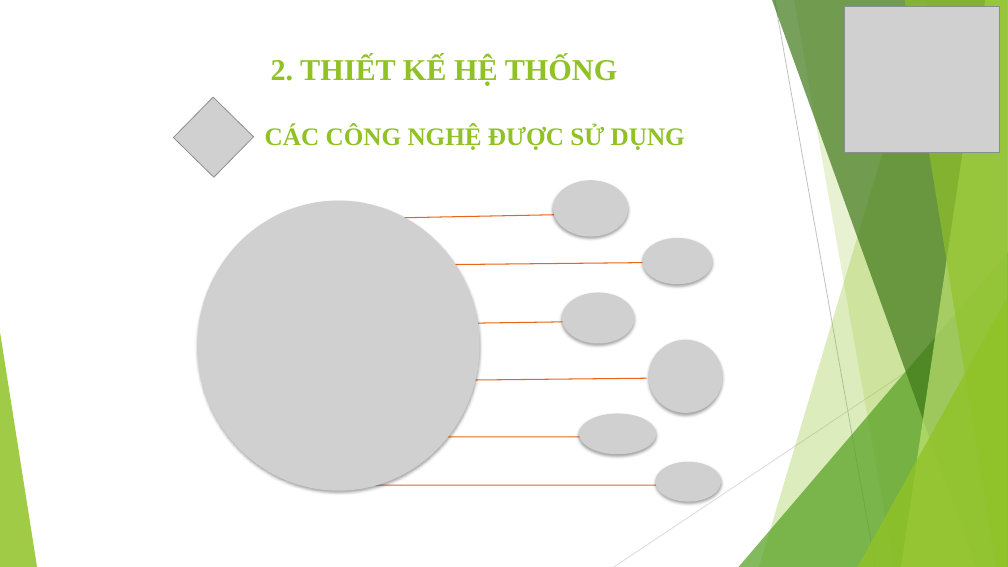
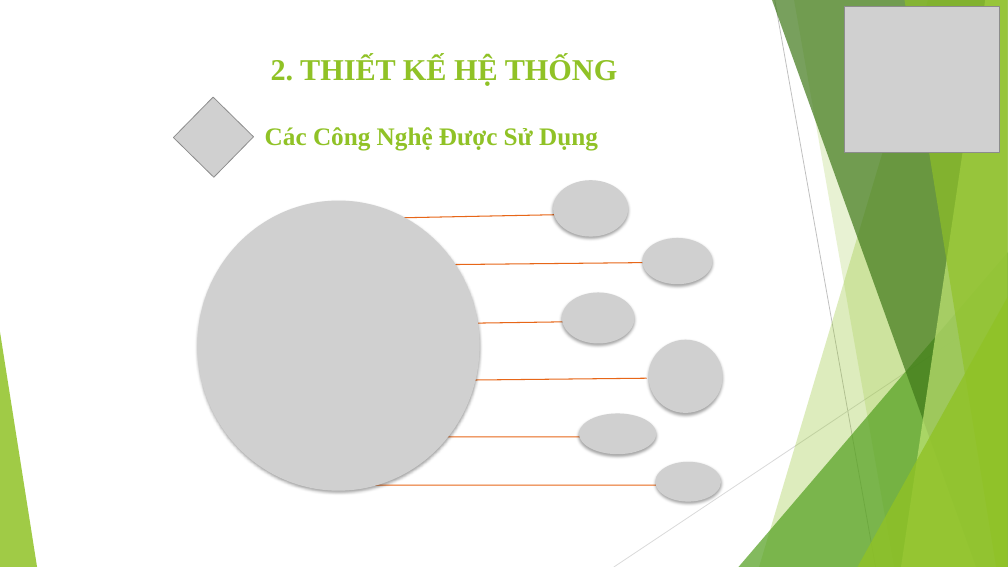
Before and after one commit to hungvv2808/k2_tech_store, a slide deck: slide 5 of doc/bao_cao.pptx. Drawn at 1008x567 pixels with LibreOffice and Linux fonts; fonts in the diff are those of the drawing; grey boxes stand for pictures. Boxes give left, top, right and bottom in pixels: in the first picture for what was removed or moved away, otherwise in the second. Text is boxed around its words. In the diff, an @@ line names an element or a change of style, - is before the commit and + after.

```diff
--- a/doc/bao_cao.pptx
+++ b/doc/bao_cao.pptx
@@ text at box(265, 127, 598, 151): text changed @@
-CÁC CÔNG NGHỆ ĐƯỢC SỬ DỤNG
+Các Công Nghệ Được Sử Dụng
```
Also in this commit, not shown: 1 other slide changed, 9 other files.
